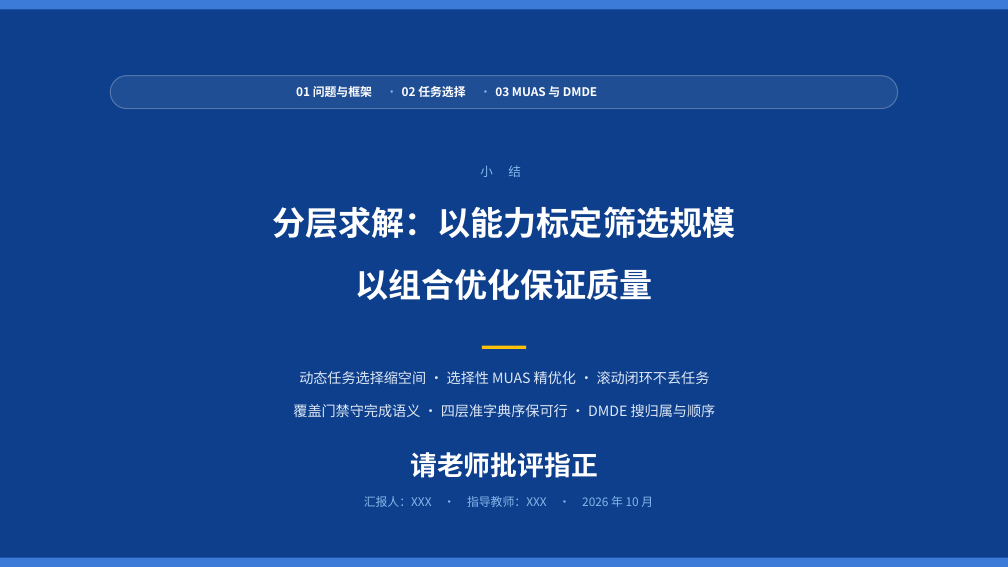
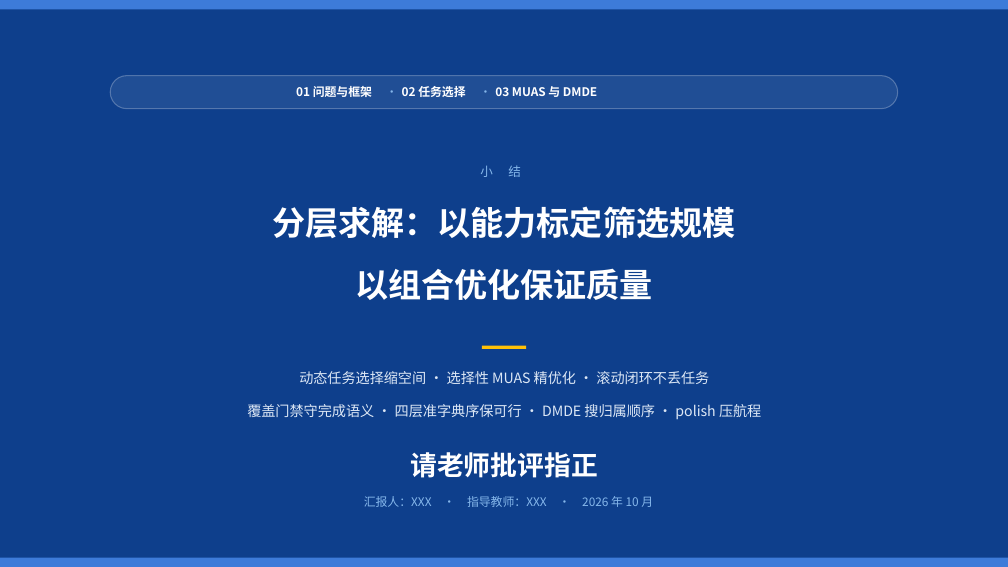
Before and after one commit to 909347194/ExperimentForGraduation, a slide deck: slide 18 of UAV协同任务分配方法-进展汇报/UAV协同任务分配方法-进展汇报.pptx. Drawn at 1008x567 pixels with LibreOffice and Linux fonts; fonts in the diff are those of the drawing. Boxes give left, top, right and bottom in pixels: in the first picture for what was removed or moved away, otherwise in the second. Text is boxed around its words. In the diff, an @@ line names an element or a change of style, - is before the commit and + after.

Commit message:
docs(进展汇报): 同步代码更新——成本 polish 进方法页，exp01 结案口径 + 五页备注
- P11/P15/P18: 补「交付后成本 polish」组件（跨机改派 + 组内 2-opt/Or-opt）
- P16: 设计判断补量纲诊断结论（完成项:成本项 ≈ 800:1，余量由 polish 获取 −4.09%）
- P8: 进展页改 exp01 结案口径（三 seed A/B 数字入备注）
- 新增 P8/P11/P16/P17/P18 五页演讲者备注（机制/A-B/证伪/收尾口径）
- slides/*.slide 源 8 处同步；审查文档第五节事实盘点与备注表更新

```diff
--- a/UAV协同任务分配方法-进展汇报/UAV协同任务分配方法-进展汇报.pptx
+++ b/UAV协同任务分配方法-进展汇报/UAV协同任务分配方法-进展汇报.pptx
@@ text at [247,404,761,420]: text changed @@
-覆盖门禁守完成语义 · 四层准字典序保可行 · DMDE 搜归属与顺序
+覆盖门禁守完成语义 · 四层准字典序保可行 · DMDE 搜归属顺序 · polish 压航程
```
Also in this commit, not shown: 5 other slides changed, 7 other files.
